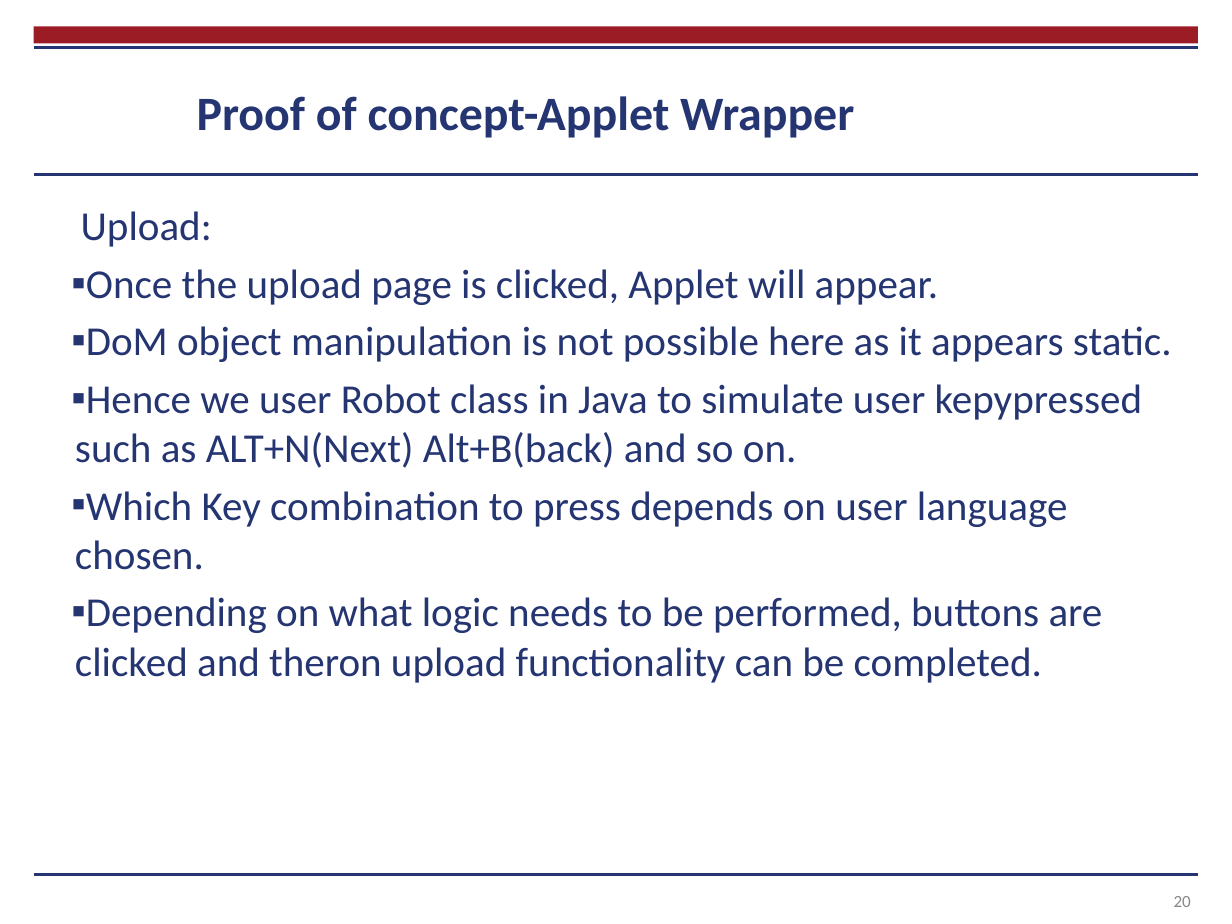
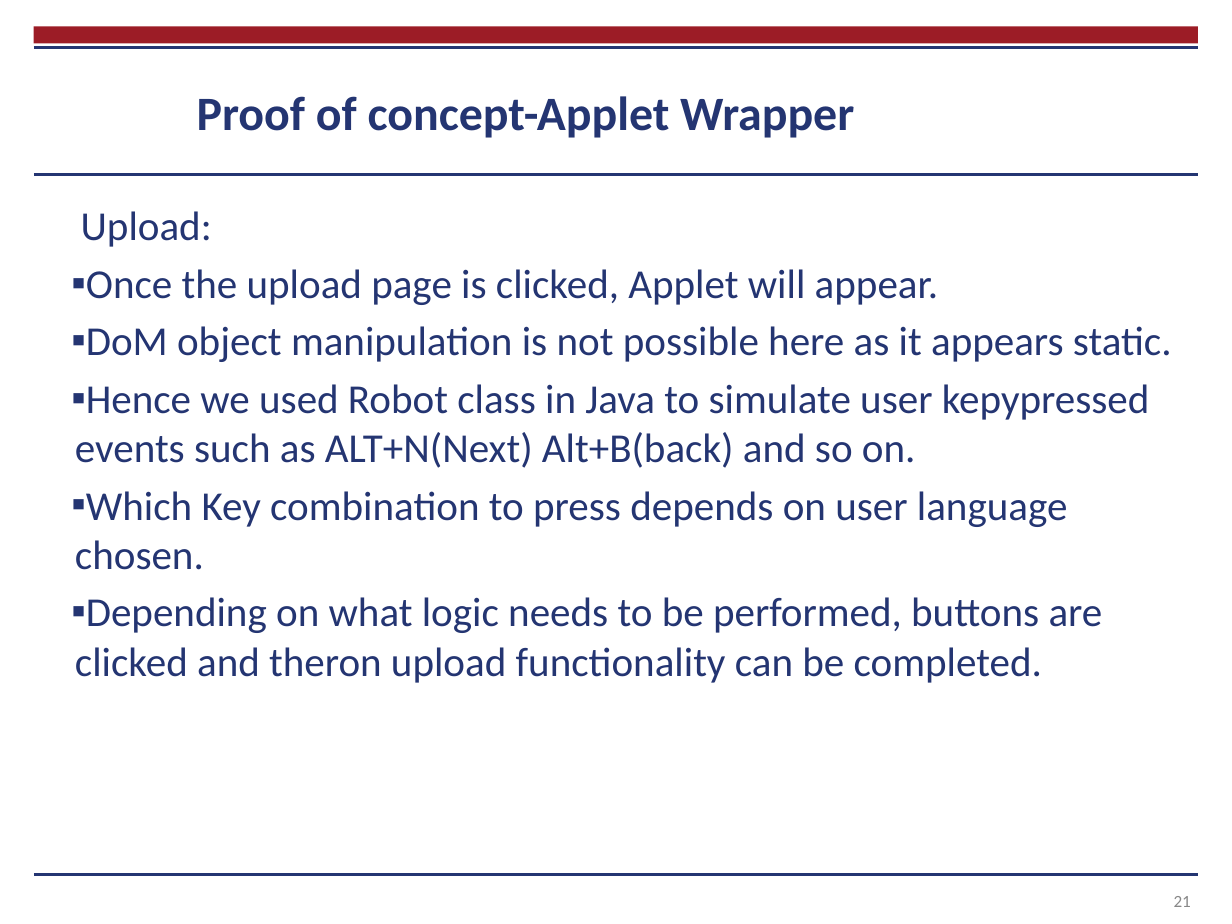
Before and after one commit to chikhalenakush/Report, a slide deck: slide 21 of Thesis presentation.pptx (slide 20 before the commit). Drawn at 1232x924 pixels with LibreOffice and Linux fonts; fonts in the diff are those of the drawing; background and template pictures are left out. Boxes give left, top, right and bottom in pixels: in the first picture for what was removed or moved away, otherwise in the second. Text is boxed around its words. In the diff, an @@ line names an element or a change of style, - is before the commit and + after.

```diff
--- a/Thesis presentation.pptx
+++ b/Thesis presentation.pptx
@@ text at box(75, 384, 1150, 468): text changed @@
-▪ Hence we user Robot class in Java to simulate user kepypressed such as ALT+N(Next) Alt+B(back) and so on.
+▪ Hence we used Robot class in Java to simulate user kepypressed events such as ALT+N(Next) Alt+B(back) and so on.
@@ page number at box(1174, 896, 1191, 907): text changed @@
-20
+21
```
Also in this commit, not shown: 12 other slides changed, 2 slides added, 1 other file.
